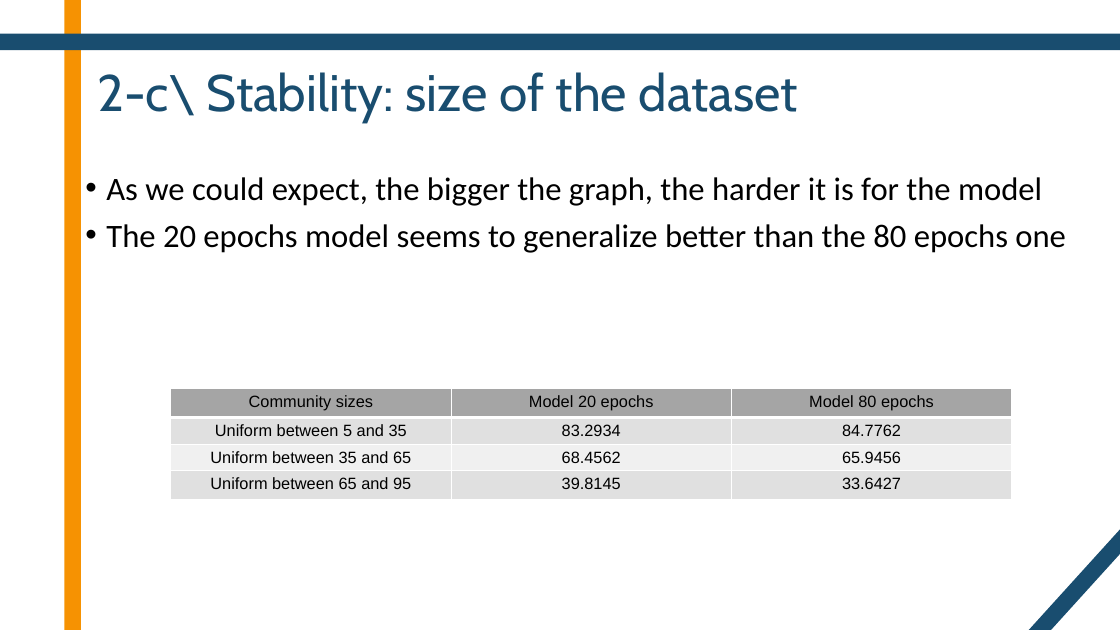
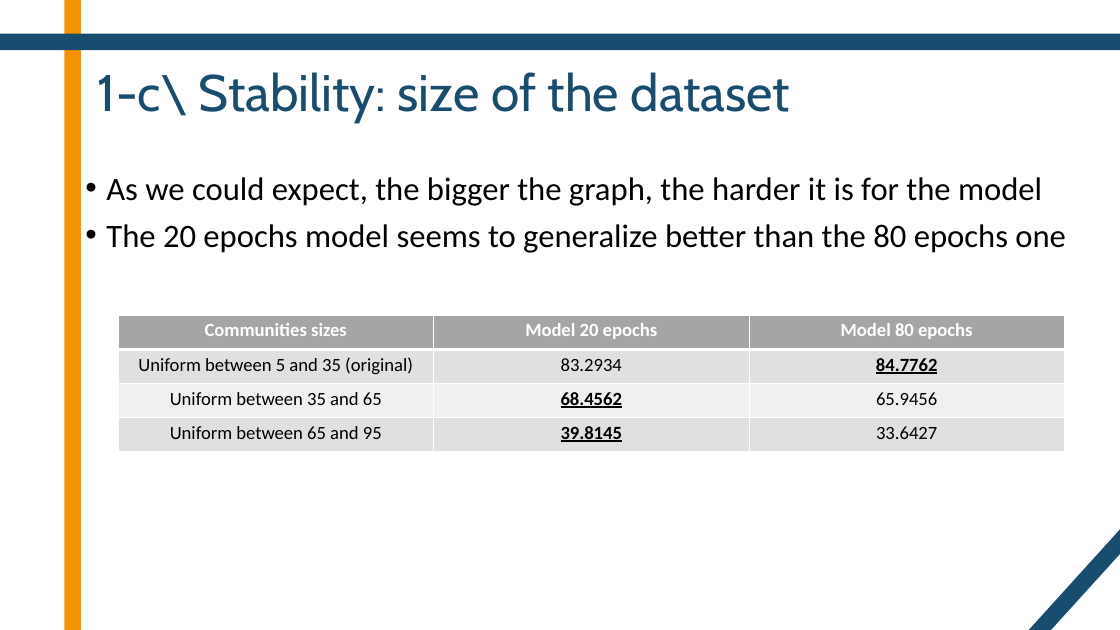
Before and after one commit to DentanJeremie/MAP583-Graph-Transformers, a slide deck: slide 6 of presentation/Presentation.pptx (slide 11 before the commit). Drawn at 1120x630 pixels with LibreOffice and Linux fonts; fonts in the diff are those of the drawing. Boxes give left, top, right and bottom in pixels: in the first picture for what was removed or moved away, otherwise in the second. Text is boxed around its words. In the diff, an @@ line names an element or a change of style, - is before the commit and + after.

Commit message:
presentation

```diff
--- a/presentation/Presentation.pptx
+++ b/presentation/Presentation.pptx
@@ title at (98,72,790,122): text changed @@
-2-c\ Stability: size of the dataset
+1-c\ Stability: size of the dataset
@@ table at (118,315,1066,451) @@
-row 1, column 1: Community sizes
+row 1, column 1: Communities sizes
-row 2, column 1: Uniform between 5 and 35
+row 2, column 1: Uniform between 5 and 35 (original)
@@ size 14 to 16 pt, font Arial to Calibri in "Model 20 epochs", "Model 80 epochs", "83.2934", "84.7762" and 6 more places @@
@@ text colour #000000 to #FFFFFF in "Model 20 epochs", "Model 80 epochs" @@
@@ bold on in "Model 20 epochs", "Model 80 epochs", "84.7762", "68.4562" and 1 more places @@
@@ underline on in "84.7762", "68.4562", "39.8145" @@
@@ table: place and size @@
-table at (171,389,1012,502)
+table at (118,315,1066,451)
```
Also in this commit, not shown: 8 other slides changed, 2 other files.
